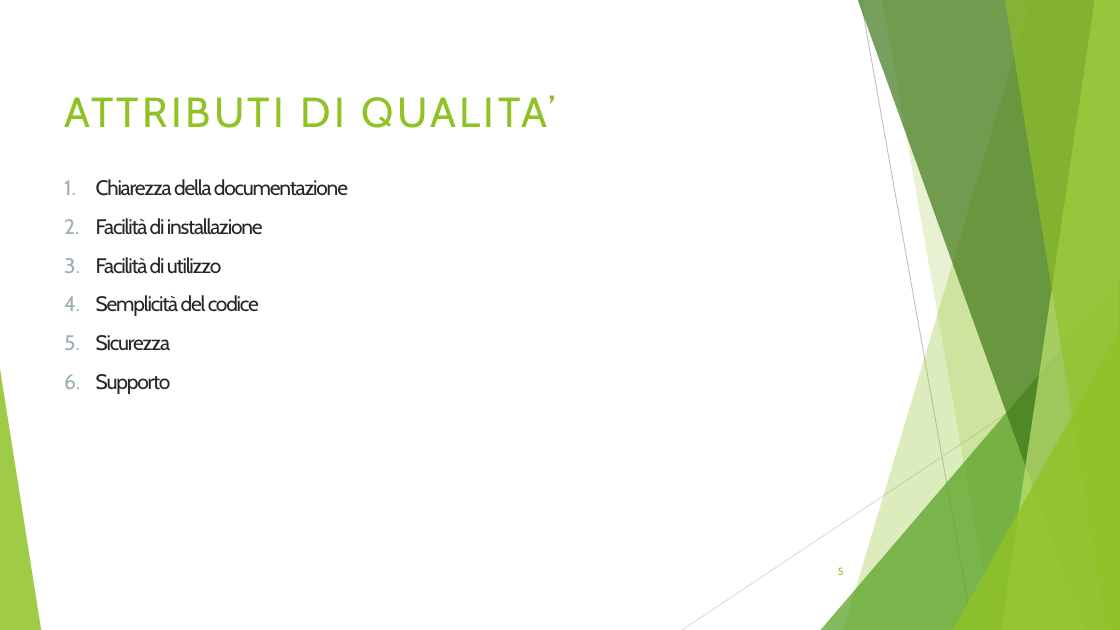
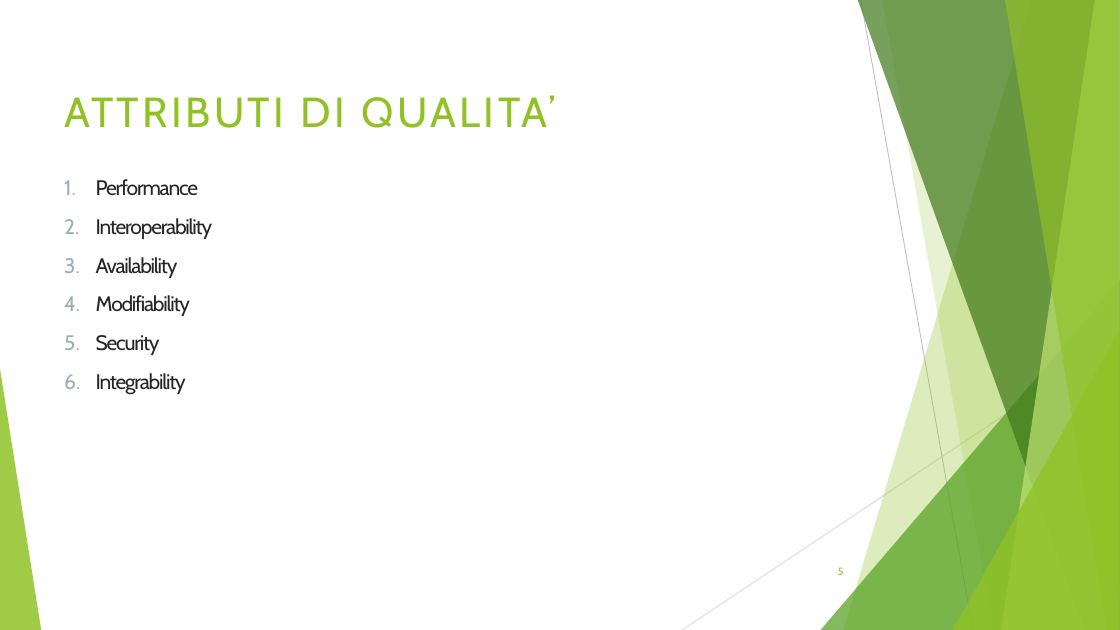
Before and after one commit to jacopofabi/ISW2-deliverables, a slide deck: slide 5 of Deliverable3/Deliverable3.pptx. Drawn at 1120x630 pixels with LibreOffice and Linux fonts; fonts in the diff are those of the drawing. Boxes give left, top, right and bottom in pixels: in the first picture for what was removed or moved away, otherwise in the second. Text is boxed around its words. In the diff, an @@ line names an element or a change of style, - is before the commit and + after.

```diff
--- a/Deliverable3/Deliverable3.pptx
+++ b/Deliverable3/Deliverable3.pptx
@@ text at (96,179,212,395): text changed @@
-1. Chiarezza della documentazione
-2. Facilità di installazione
-3. Facilità di utilizzo
-4. Semplicità del codice
-5. Sicurezza
-6. Supporto
+1. Performance
+2. Interoperability
+3. Availability
+4. Modifiability
+5. Security
+6. Integrability
```
Also in this commit, not shown: 5 other slides changed, 1 other file.
